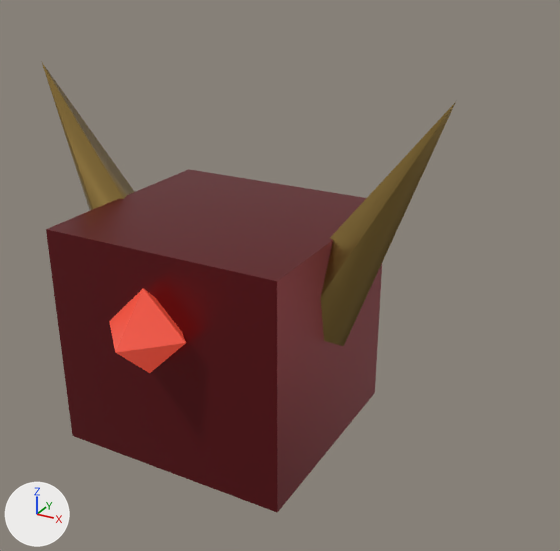
The glTF model src/client/dev_viewer/models/modular_heroes/dk_helmet_elite.glb: old version first, new version second.
The view is the same before and after, from a 50 mm camera at (0.515, -0.789, 0.517) aimed at (0.082, -0.002, 0.123). Arrows for +X, +Y and +Z are at lower left; the lights stay in place. The picture after the commit comes second. Where no turn or scale is listed for an object, it has been applied to the vertices. Vertices at exactly the same position are counted once.

The first picture shows 'helm', 'helmet_gem', 'horn_-1', 'horn_1'.
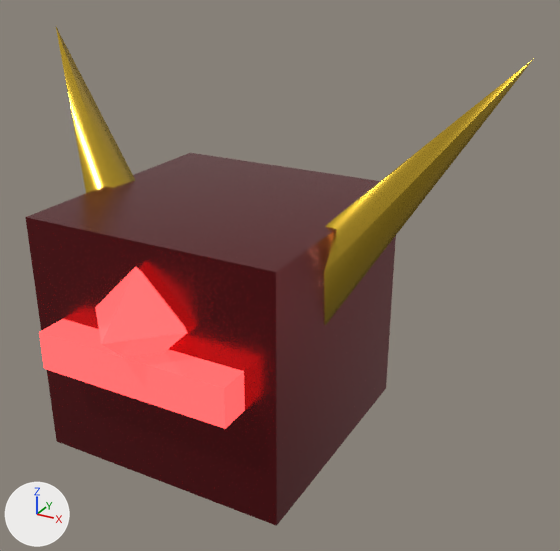
What differs and where, as boxes [x1, y1, x2, y2] in the pictures (560 x 551 px):
'helm', surface changed, moved, rescaled (10% wider, 8% taller): before [46, 169, 382, 513]; after [25, 153, 396, 526]
'horn_1', recoloured, reshaped, moved, turned: before [321, 102, 456, 346]; after [324, 59, 533, 325]
'visor_slit', added (red): after [39, 319, 245, 429]
'horn_-1', recoloured, reshaped, moved, turned: before [41, 61, 134, 211]; after [56, 27, 135, 193]
'helmet_gem', recoloured, surface changed, moved, rescaled (lighter): before [109, 288, 186, 373]; after [95, 267, 187, 358]

Diff of the bpy script that builds the scene:
```diff
--- a/src/client/dev_viewer/models/modular_heroes/dk_helmet_elite.glb.py
+++ b/src/client/dev_viewer/models/modular_heroes/dk_helmet_elite.glb.py
@@ mat_material_0 @@
 mat_material_0.metallic = 0.72
-mat_material_0.roughness = 0.38
+mat_material_0.roughness = 0.24
@@ mat_material_1 @@
 mat_material_1 = principled_material('Material_1')
-mat_material_1.base_color = (0.665, 0.063, 0.0356)  # red #d54735
+mat_material_1.base_color = (0.863, 0.0578, 0.0578)  # red #ef4444
 mat_material_1.roughness = 0.3
-mat_material_1.emission_color = (0.665, 0.063, 0.0356)  # red #d54735
-mat_material_1.emission_strength = 0.5
+mat_material_1.emission_color = (0.863, 0.0578, 0.0578)  # red #ef4444
+mat_material_1.emission_strength = 2.2
@@ mat_material_2 @@
 mat_material_2 = principled_material('Material_2')
-mat_material_2.base_color = (0.366, 0.238, 0.0666)  # brown #a38649
+mat_material_2.base_color = (0.658, 0.429, 0.0382)  # yellow #d4af37
 mat_material_2.metallic = 0.8
@@ me_mesh_0 @@
-me_mesh_0.from_pydata(...)  # 8 vertices, 12 faces; spans x -0.16..0.16, y -0.15..0.15, z -0.15..0.15
+me_mesh_0.from_pydata(...)  # 8 vertices, 12 faces; spans x -0.17..0.17, y -0.17..0.17, z -0.16..0.16
+# me_mesh_0 part 1: the whole mesh is scaled about its middle by (1.06, 1.13, 1.07)
 me_mesh_0.materials.append(mat_material_0)
@@ me_mesh_1 @@
-me_mesh_1.from_pydata(...)  # 6 vertices, 8 faces; spans x -0.055..0.055, y -0.055..0.055, z -0.055..0.055
+me_mesh_1.from_pydata(...)  # 6 vertices, 8 faces; spans x -0.065..0.065, y -0.065..0.065, z -0.065..0.065
+# me_mesh_1 part 2: the whole mesh is scaled about its middle by 1.18
 me_mesh_1.materials.append(mat_material_1)
@@ me_mesh_2 @@
 # used by ob_horn__1; parent = ob_module_dk_helmet_elite; location = (-0.21, 0.0, 0.22); rotation_euler = (0.0, -0.5, 0.0), in degrees (0, -29, 0)
-me_mesh_2.from_pydata(...)  # 8 vertices, 10 faces; spans x -0.052..0.052, y -0.055..0.044, z -0.16..0.16
+me_mesh_2.from_pydata(...)  # 9 vertices, 12 faces; spans x -0.052..0.052, y -0.06..0.06, z -0.21..0.21
+# me_mesh_2 part 3: the whole mesh is rebuilt
 me_mesh_2.materials.append(mat_material_2)
@@ me_mesh_3 @@
 # used by ob_horn_1; parent = ob_module_dk_helmet_elite; location = (0.21, 0.0, 0.22); rotation_euler = (0.0, 0.5, 0.0), in degrees (0, 29, 0)
-me_mesh_3.from_pydata(...)  # 8 vertices, 10 faces; spans x -0.052..0.052, y -0.055..0.044, z -0.16..0.16
+me_mesh_3.from_pydata(...)  # 9 vertices, 12 faces; spans x -0.052..0.052, y -0.06..0.06, z -0.21..0.21
+# me_mesh_3 part 4: the whole mesh is rebuilt
 me_mesh_3.materials.append(mat_material_2)
@@ ob_helm @@
 ob_helm = bpy.data.objects.new('helm', me_mesh_0)
-ob_helm.location = (0.0, 0.0, 0.04)
+ob_helm.location = (0.0, 0.0, 0.05)
@@ ob_helmet_gem @@
 ob_helmet_gem = bpy.data.objects.new('helmet_gem', me_mesh_1)
-ob_helmet_gem.location = (0.0, -0.17, 0.1)
+ob_helmet_gem.location = (0.0, -0.18, 0.12)
@@ ob_horn__1 @@
 ob_horn__1.parent = ob_module_dk_helmet_elite
-ob_horn__1.location = (-0.21, 0.0, 0.22)
-ob_horn__1.rotation_euler = (0.0, -0.5, 0.0)  # degrees (0, -29, 0)
+ob_horn__1.location = (-0.22, 0.02, 0.24)
+ob_horn__1.rotation_euler = (-0.25, -0.694, -0.144)  # degrees (-14, -40, -8.3)
@@ ob_horn_1 @@
 ob_horn_1.parent = ob_module_dk_helmet_elite
-ob_horn_1.location = (0.21, 0.0, 0.22)
-ob_horn_1.rotation_euler = (0.0, 0.5, 0.0)  # degrees (0, 29, 0)
+ob_horn_1.location = (0.22, 0.02, 0.24)
+ob_horn_1.rotation_euler = (-0.25, 0.694, 0.144)  # degrees (-14, 40, 8.3)
@@ ob_visor_slit @@
+ob_visor_slit = bpy.data.objects.new('visor_slit', me_mesh_1_1)  # a box spanning x -0.13..0.13, y -0.03..0.03, z -0.025..0.025; in mat_material_1 (red #ef4444, glowing red #ef4444)
+ob_visor_slit.location = (0.0, -0.18, 0.06)
```
